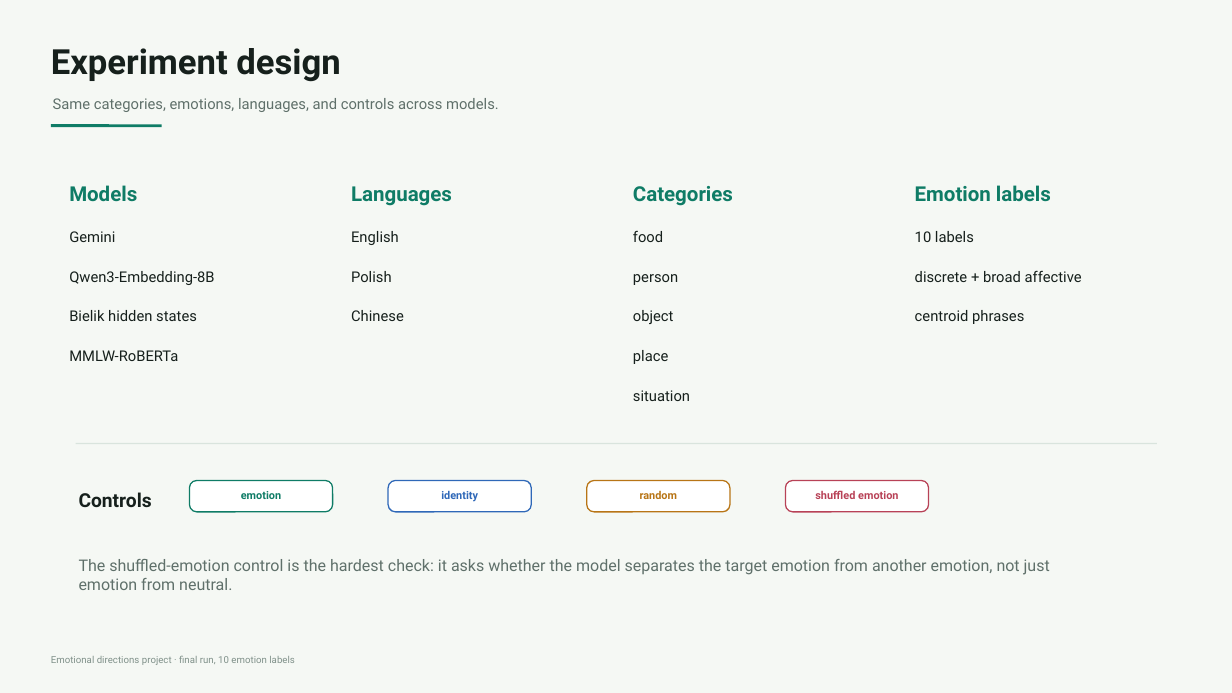
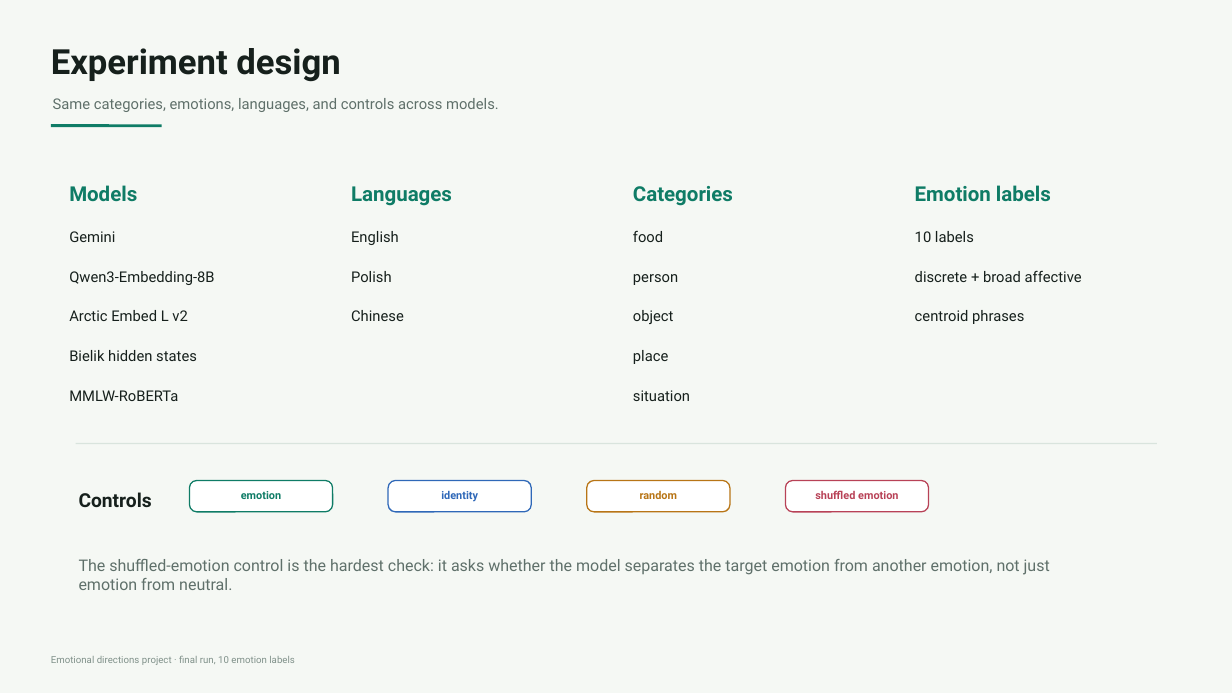
Before and after one commit to macbehnke/emotional-directions, a slide deck: slide 4 of presentation/emotional_directions_class_presentation.pptx. Drawn at 1232x693 pixels with LibreOffice and Linux fonts; fonts in the diff are those of the drawing. Boxes give left, top, right and bottom in pixels: in the first picture for what was removed or moved away, otherwise in the second. Text is boxed around its words. In the diff, an @@ line names an element or a change of style, - is before the commit and + after.

Commit message:
Add Arctic Embed model comparison

```diff
--- a/presentation/emotional_directions_class_presentation.pptx
+++ b/presentation/emotional_directions_class_presentation.pptx
@@ text added at [69, 310, 187, 321], 11.5 pt, text #16201C @@
+Arctic Embed L v2
@@ text "Bielik hidden states": place and size @@
-text "Bielik hidden states" at [69, 310, 197, 321]
+text "Bielik hidden states" at [69, 350, 197, 361]
@@ text "MMLW-RoBERTa": place and size @@
-text "MMLW-RoBERTa" at [69, 350, 178, 361]
+text "MMLW-RoBERTa" at [69, 390, 178, 401]
```
Also in this commit, not shown: 1 other slide changed, 11 other files.
